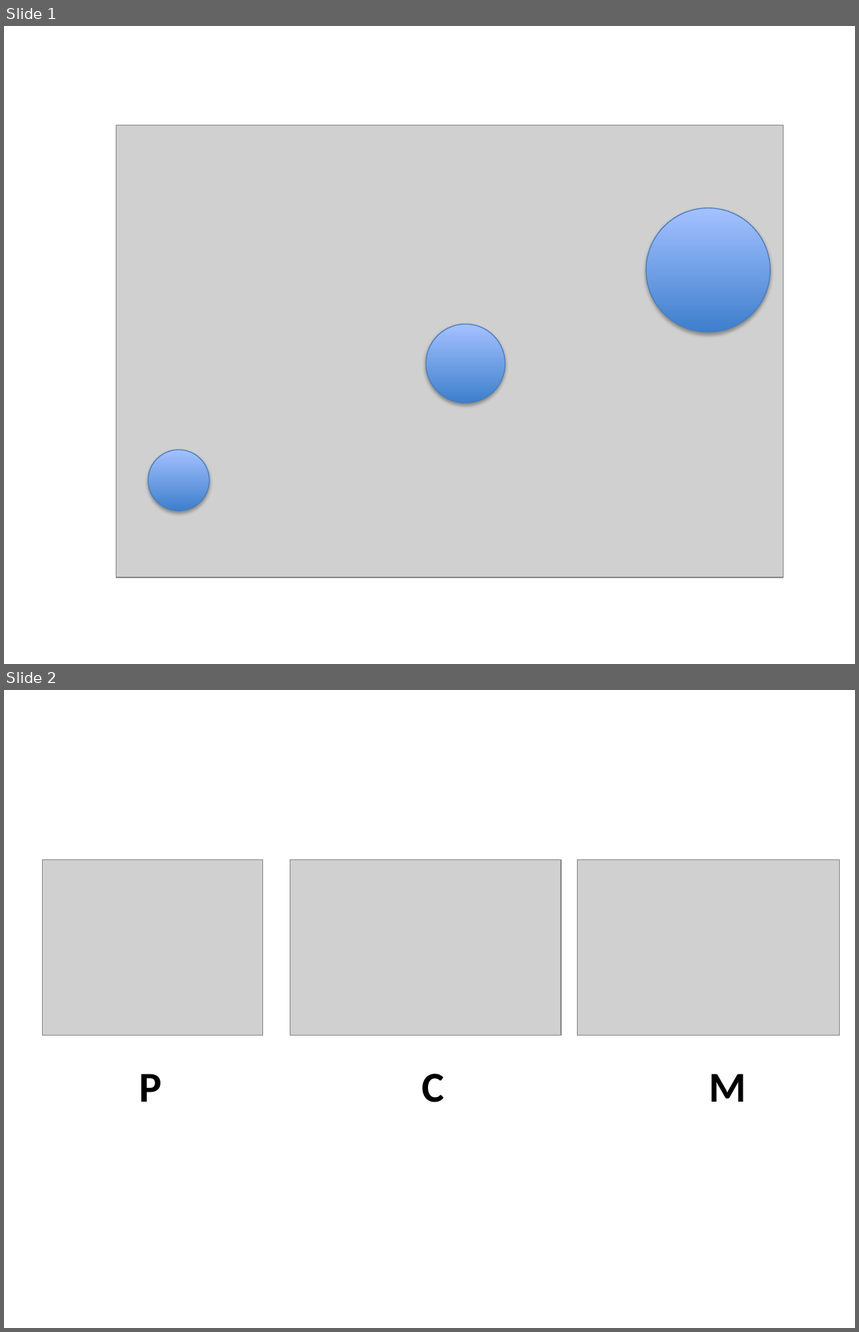
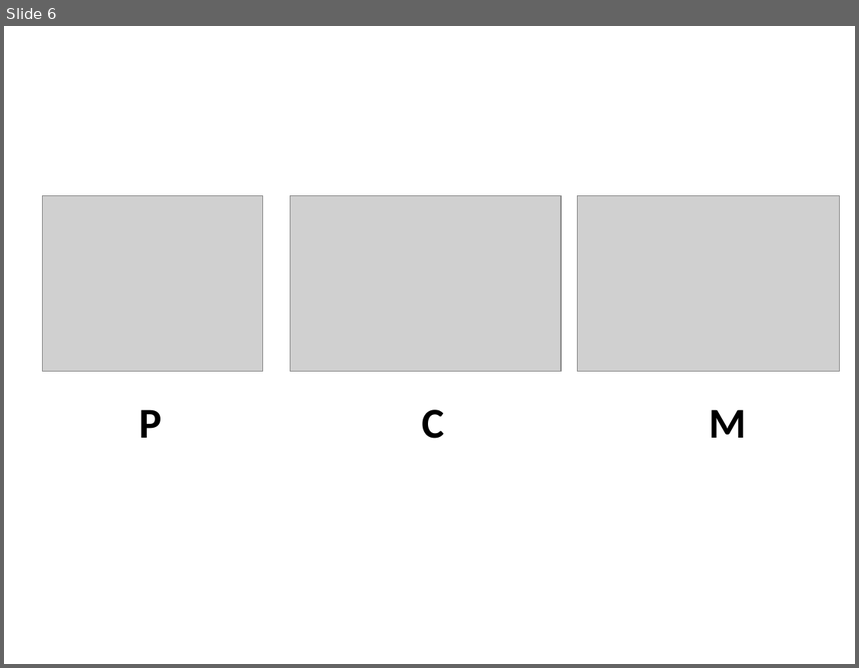
Before and after one commit to sckott/talks, a slide deck: ucalgarytalk/assets/Presentation2.pptx. Shown one above the other, each under a label of ours: slides 1 and 2 before the commit, slide 6 after it. The pictures are 859x1332 and 859x668 pixels, drawn with LibreOffice and Linux fonts; fonts in the diff are those of the drawing; grey boxes stand for pictures. Boxes give left, top, right and bottom in pixels: in the first picture for what was removed or moved away, otherwise in the second. Text is boxed around its words. In the diff, an @@ line names an element or a change of style, - is before the commit and + after.

```diff
--- a/ucalgarytalk/assets/Presentation2.pptx
+++ b/ucalgarytalk/assets/Presentation2.pptx
@@ slide 1 removed at [4,26,855,664], background #FFFFFF @@
@@ picture removed at [116,125,783,578] @@
@@ ellipse removed at [645,208,770,332] @@
@@ ellipse removed at [427,324,506,403] @@
@@ ellipse removed at [148,450,209,511] @@
@@ what was slide 2 is now slide 6 @@
```
Also in this commit, not shown: 5 slides added, 17 other files.
